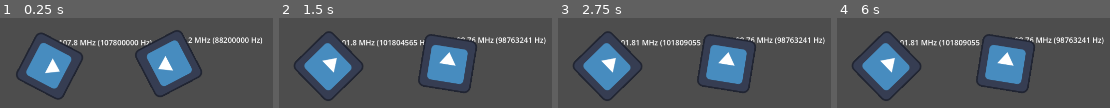
Above: before the commit, frames 1-4 (left to right).
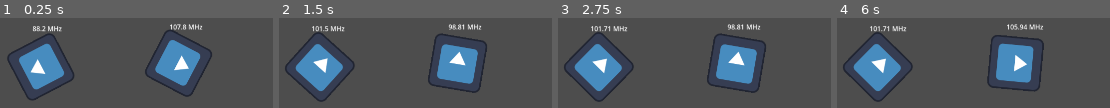
Above: after the commit, the same moments.

Repository: regularuseless/Hackyeah2025
Game: Godot game, scene res://Scenes/Radio_puzzle.tscn
The game is run twice, just before and just after one commit, with the same random seed, the same clock (stepped at 60 frames per second) and the same inputs. This scene is started directly instead of the project's main scene. The engine's default icon, where the game draws it, is replaced by a stand-in: a white triangle on a blue panel in a dark square.
Inputs (mouse positions are in pixels of both pictures, inside the frame that each line leads up to):
- Up to frame 1 (0.25 s): no input
- Up to frame 2 (1.5 s): tap Enter at 0.5 s; drag from (448, 63) to (outside the picture) at 0.52 s; tap Space at 1.25 s; drag from (328, 65) to (outside the picture) at 1.27 s
- Up to frame 3 (2.75 s): tap Enter at 2 s; move the mouse to (outside the picture) at 2.02 s; hold Shift (sprint) from 2.03 s (still down); click (outside the picture) at 2.17 s
- Up to frame 4 (6 s): release Shift (sprint) at 2.75 s; tap Space at 2.75, 4.25 s; drag from (outside the picture) to (886, 65) at 2.77 s; tap Enter at 3.5 s; move the mouse to (outside the picture) at 3.52 s; hold Shift (sprint) 3.53-4.25 s; click (outside the picture) at 3.67 s; drag from (outside the picture) to (1006, 63) at 4.27 s; move the mouse to (outside the picture) at 5.02 s; hold Shift (sprint) 5.03-5.75 s; click (outside the picture) at 5.17 s; drag from (1022, 85) to (outside the picture) at 5.77 s

The runs differ from the first frame. In frame 1, 16% of the frame differs, in the area x 2-96%, y 6-92%; in frame 2, 16%, in the area x 2-98%, y 6-94%; in frame 3, 16%; in frame 4, 16%.

Commit message:
radio logic

Diff:
--- a/don't-blink/Resources/Scripts/radio.gd
+++ b/don't-blink/Resources/Scripts/radio.gd
@@ -1,88 +1,129 @@
 extends Node2D
 
-# --- zakres strojenia ---
+# --- zakres strojenia (MHz) ---
 @export var min_freq: float = 88.0
 @export var max_freq: float = 108.0
 
-# --- cele i tolerancje ---
-@export var target_freq_a: float = 100.1
-@export var target_freq_b: float = 101.1
+# --- cele i tolerancje (MHz) ---
+@export var target_freq_a: float = 101.7
+@export var target_freq_b: float = 96.3
 @export var tolerance_a: float = 0.25
 @export var tolerance_b: float = 0.25
 
-# --- kąt gałek ---
+# --- zakres obrotu gałek (stopnie) ---
 @export var angle_min: float = -120.0
 @export var angle_max: float = 120.0
 
-# --- debugowy podgląd częstotliwości ---
-@export var show_debug_text: bool = true
-@export var debug_text_size: int = 18
-@export var debug_offset_a: Vector2 = Vector2(0, -50)
-@export var debug_offset_b: Vector2 = Vector2(0, -50)
+# --- krok strojenia (0 = płynnie) ---
+@export var freq_step: float = 0.0
 
+# --- (opcjonalnie) etykiety Control do wyświetlania tekstu ---
+@export var label_a_path: NodePath
+@export var label_b_path: NodePath
+
+# Audio 2D
+@onready var noise_player: AudioStreamPlayer2D = $NoisePlayer
+@onready var msg_player: AudioStreamPlayer2D = $MessagePlayer
+
+# Gałki + strefy wejścia
 @onready var knob_a: Node2D = $KnobA
 @onready var knob_b: Node2D = $KnobB
 @onready var area_a: Area2D = $KnobA/Area2D
 @onready var area_b: Area2D = $KnobB/Area2D
-@onready var noise_player: AudioStreamPlayer2D = $NoisePlayer
-@onready var msg_player: AudioStreamPlayer2D = $MessagePlayer
 
+# (opcjonalne) etykiety
+@onready var label_a: Label = $"LabelA"
+@onready var label_b: Label = $"LabelB"
+
+# Bieżące wartości (dostępne dla innych skryptów)
 var current_freq_a: float
 var current_freq_b: float
-var _dragging_idx: int = -1
+var freq_text_a: String = ""
+var freq_text_b: String = ""
+
+var _dragging_idx: int = -1  # -1 brak, 0=A, 1=B
 var _both_prev: bool = false
 
 func _ready() -> void:
-	current_freq_a = clampf((min_freq + max_freq) * 0.45, min_freq, max_freq)
-	current_freq_b = clampf((min_freq + max_freq) * 0.55, min_freq, max_freq)
-	_set_knob_from_freq(0, current_freq_a)
-	_set_knob_from_freq(1, current_freq_b)
+	# podepnij etykiety jeśli ustawiono ścieżki
+	if label_a_path != NodePath():
+		var n := get_node_or_null(label_a_path)
+		if n and n is Label:
+			label_a = n
+	if label_b_path != NodePath():
+		var n2 := get_node_or_null(label_b_path)
+		if n2 and n2 is Label:
+			label_b = n2
 
-	noise_player.play()  # startowo szum
+	# startowe częstotliwości i obrót gałek
+	current_freq_a = (min_freq + max_freq) * 0.45
+	current_freq_b = (min_freq + max_freq) * 0.55
+	_apply_knob_from_freq(0, current_freq_a)
+	_apply_knob_from_freq(1, current_freq_b)
+
+	# audio: szum gra, wiadomość zatrzymana
+	noise_player.play()
 	msg_player.stop()
 
+	# wejście myszy
 	area_a.input_event.connect(func(_vp, e, _s): _on_knob_input(0, e))
 	area_b.input_event.connect(func(_vp, e, _s): _on_knob_input(1, e))
 
+	_update_freq_texts()
 	_update_audio_state()
-	queue_redraw()
 
 func _on_knob_input(idx: int, event: InputEvent) -> void:
 	if event is InputEventMouseButton and event.button_index == MOUSE_BUTTON_LEFT:
-		_dragging_idx = idx if event.pressed else -1
 		if event.pressed:
-			_update_knob_to_mouse(idx)
+			_dragging_idx = idx
+			_drag_update(idx)
+		else:
+			_dragging_idx = -1
 	elif event is InputEventMouseMotion and _dragging_idx == idx:
-		_update_knob_to_mouse(idx)
+		_drag_update(idx)
 
 func _unhandled_input(event: InputEvent) -> void:
 	if event is InputEventMouseButton and event.button_index == MOUSE_BUTTON_LEFT and not event.pressed:
 		_dragging_idx = -1
 	elif event is InputEventMouseMotion and _dragging_idx != -1:
-		_update_knob_to_mouse(_dragging_idx)
+		_drag_update(_dragging_idx)
 
-func _update_knob_to_mouse(idx: int) -> void:
-	var knob: Node2D = knob_a if idx == 0 else knob_b
-	var ang := (get_global_mouse_position() - knob.global_position).angle()
-	var deg := rad_to_deg(ang)
-	var clamped := clampf(deg, angle_min, angle_max)
-	knob.rotation_degrees = clamped
+# aktualizacja podczas przeciągania:
+# - kąt gałki clamp do angle_min/max
+# - częstotliwość mapowana 1:1 do min/max i clamp (saturacja)
+func _drag_update(idx: int) -> void:
+	var knob := _get_knob(idx)
+	var mouse := get_global_mouse_position()
+	var deg := rad_to_deg((mouse - knob.global_position).angle())
+	var clamped_deg := clampf(deg, angle_min, angle_max)
+	knob.rotation_degrees = clamped_deg
 
-	var t := inverse_lerp(angle_min, angle_max, clamped)     # 0..1
-	var f := lerpf(min_freq, max_freq, clampf(t, 0.0, 1.0))
+	var t := inverse_lerp(angle_min, angle_max, clamped_deg)      # 0..1
+	var f := lerpf(min_freq, max_freq, clampf(t, 0.0, 1.0))       # MHz
+	if freq_step > 0.0:
+		f = round(f / freq_step) * freq_step
+	f = clampf(f, min_freq, max_freq)                             # SATURACJA
+
 	if idx == 0:
 		current_freq_a = f
 	else:
 		current_freq_b = f
 
+	_update_freq_texts()
 	_update_audio_state()
-	queue_redraw()
 
-func _set_knob_from_freq(idx: int, f: float) -> void:
-	var knob: Node2D = knob_a if idx == 0 else knob_b
-	var t := inverse_lerp(min_freq, max_freq, clampf(f, min_freq, max_freq))
+# mapowanie: częstotliwość -> obrót (do ustawień startowych lub z zewnątrz)
+func _apply_knob_from_freq(idx: int, f: float) -> void:
+	var knob := _get_knob(idx)
+	var cf := clampf(f, min_freq, max_freq)
+	var t := inverse_lerp(min_freq, max_freq, cf)
 	var deg := lerpf(angle_min, angle_max, clampf(t, 0.0, 1.0))
 	knob.rotation_degrees = deg
+
+func _get_knob(idx: int) -> Node2D:
+	if idx == 0:
+		return knob_a
+	return knob_b
 
 func _is_in_band(f: float, target: float, tol: float) -> bool:
 	return absf(f - target) <= tol
@@ -93,25 +134,25 @@
 	var both := ok_a and ok_b
 
 	if both and not _both_prev:
-		if noise_player.playing: noise_player.stop()
+		if noise_player.playing:
+			noise_player.stop()
 		msg_player.stop()
 		msg_player.play(0.0)
 	elif not both and _both_prev:
-		if msg_player.playing: msg_player.stop()
+		if msg_player.playing:
+			msg_player.stop()
 		noise_player.play()
 
 	_both_prev = both
 
-# ---------- DEBUG TEKST (Hz/MHz) ----------
-func _draw() -> void:
-	if not show_debug_text:
-		return
-	var font: Font = ThemeDB.fallback_font
-	var txt_a := _fmt_freq("A", current_freq_a)
-	var txt_b := _fmt_freq("B", current_freq_b)
-	draw_string(font, knob_a.position + debug_offset_a, txt_a, HORIZONTAL_ALIGNMENT_LEFT, -1.0, debug_text_size)
-	draw_string(font, knob_b.position + debug_offset_b, txt_b, HORIZONTAL_ALIGNMENT_LEFT, -1.0, debug_text_size)
+# --- tekst do etykiet / na potrzeby innych skryptów ---
+func _update_freq_texts() -> void:
+	freq_text_a = _fmt_freq(current_freq_a)
+	freq_text_b = _fmt_freq(current_freq_b)
+	if label_a:
+		label_a.text = freq_text_a
+	if label_b:
+		label_b.text = freq_text_b
 
-func _fmt_freq(label: String, f: float) -> String:
-	var hz := int(round(f * 1_000_000.0))
-	return "%s: %s MHz (%d Hz)" % [label, String.num(f, 2), hz]
+func _fmt_freq(f: float) -> String:
+	return String.num(f, 2) + " MHz"
--- a/don't-blink/Scenes/Radio_puzzle.tscn
+++ b/don't-blink/Scenes/Radio_puzzle.tscn
@@ -13,23 +13,25 @@
 script = ExtResource("1_nfvw5")
 
 [node name="KnobA" type="Node2D" parent="."]
-position = Vector2(631, 218)
+position = Vector2(324, 226)
 
 [node name="KnobSprite" type="Sprite2D" parent="KnobA"]
 texture = ExtResource("2_ly0w5")
 
 [node name="Area2D" type="Area2D" parent="KnobA"]
+scale = Vector2(6, 6)
 
 [node name="CollisionShape2D" type="CollisionShape2D" parent="KnobA/Area2D"]
 shape = SubResource("CircleShape2D_prr26")
 
 [node name="KnobB" type="Node2D" parent="."]
-position = Vector2(345, 224)
+position = Vector2(655, 217)
 
 [node name="KnobSprite" type="Sprite2D" parent="KnobB"]
 texture = ExtResource("2_ly0w5")
 
 [node name="Area2D" type="Area2D" parent="KnobB"]
+scale = Vector2(6, 6)
 
 [node name="CollisionShape2D" type="CollisionShape2D" parent="KnobB/Area2D"]
 shape = SubResource("CircleShape2D_jes5u")
@@ -41,3 +43,15 @@
 [node name="MessagePlayer" type="AudioStreamPlayer2D" parent="."]
 position = Vector2(157, -32)
 stream = ExtResource("3_jes5u")
+
+[node name="LabelA" type="Label" parent="."]
+offset_left = 304.0
+offset_top = 122.0
+offset_right = 344.0
+offset_bottom = 145.0
+
+[node name="LabelB" type="Label" parent="."]
+offset_left = 633.0
+offset_top = 118.0
+offset_right = 673.0
+offset_bottom = 141.0
Not shown: 1 places in don't-blink/Scenes/Radio_puzzle.tscn that only renumber resources
